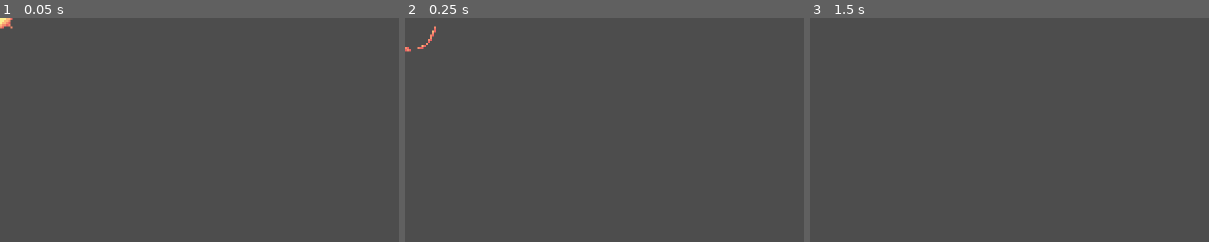
Above: before the commit, frames 1-3 (left to right).
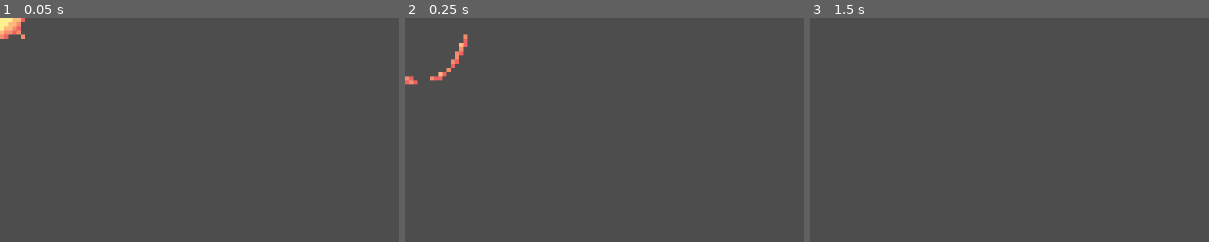
Above: after the commit, the same moments.

Repository: Thapar-Amateur-Astronomers-Society/The-TAAS-Game
Game: Godot game, scene res://prefabs/ship_explode.tscn
The game is run twice, just before and just after one commit, with the same random seed, the same clock (stepped at 60 frames per second) and the same inputs. This scene is started directly instead of the project's main scene. Sound files missing from this copy of the repository are replaced by a short silence.
Inputs:
- Up to frame 1 (0.05 s): no input
- Up to frame 2 (0.25 s): no input
- Up to frame 3 (1.5 s): hold Right (player_right) 0.53-1.28 s; hold Space (player_shoot) 0.53-1.28 s; tap Enter at 1.25 s; hold Down (player_down) from 1.28 s (still down); tap Space (player_shoot) at 1.35 s
The pictures show only the part of the screen within x 0-50%, y 0-50%; the shares and areas given below are measured in that part.

The runs differ from the first frame. In frame 1, 0.5% of the frame differs, in the area x 0-7%, y 0-10%; in frame 2, 0.6%, in the area x 0-16%, y 3-30%; in frame 3, nothing differs.

Commit message:
Added game over menu.

Diff:
--- a/prefabs/hearts_collection.gd
+++ /dev/null
@@ -1,25 +0,0 @@
-extends HBoxContainer
-
-@onready var HeartGui = preload("res://prefabs/heart_gui.tscn")
-# Called when the node enters the scene tree for the first time.
-func _ready():
-	pass # Replace with function body.
-
-
-# Called every frame. 'delta' is the elapsed time since the previous frame.
-func _process(delta):
-	pass
-
-func setMaxHearts(max: int):
-	for i in max:
-		var heart = HeartGui.instantiate()
-		add_child(heart)
-
-func updateHearts(current_health: int):
-	var hearts = get_children()
-
-	for i in range(current_health):
-		hearts[i].update(true)
-
-	for i in range(current_health, hearts.size()):
-		hearts[i].update(false)
--- a/prefabs/hearts_collection.tscn
+++ b/prefabs/hearts_collection.tscn
@@ -1,8 +1,8 @@
 [gd_scene load_steps=2 format=3 uid="uid://dknb8daf1qdre"]
 
-[ext_resource type="Script" path="res://prefabs/hearts_collection.gd" id="1_ylnr8"]
+[ext_resource type="Script" path="res://scripts/hearts_collection.gd" id="1_ksgcs"]
 
 [node name="HeartsContainer" type="HBoxContainer"]
 layout_direction = 2
 theme_override_constants/separation = 7
-script = ExtResource("1_ylnr8")
+script = ExtResource("1_ksgcs")
--- a/prefabs/player.tscn
+++ b/prefabs/player.tscn
@@ -22,6 +22,7 @@
 
 [node name="laser_sound" type="AudioStreamPlayer2D" parent="."]
 stream = ExtResource("4_5n6ld")
+volume_db = 20.0
 
 [connection signal="area_entered" from="." to="." method="_on_area_entered"]
 [connection signal="timeout" from="LaserInterval" to="." method="_on_laser_interval_timeout"]
--- a/prefabs/ship_explode.tscn
+++ b/prefabs/ship_explode.tscn
@@ -51,7 +51,7 @@
 }]
 
 [node name="ship-explode" type="Area2D"]
-scale = Vector2(5, 5)
+scale = Vector2(10, 10)
 script = ExtResource("1_khrc1")
 
 [node name="ship-explode_sound" type="AudioStreamPlayer2D" parent="."]
--- a/project.godot
+++ b/project.godot
@@ -63,6 +63,11 @@
 "events": [Object(InputEventKey,"resource_local_to_scene":false,"resource_name":"","device":-1,"window_id":0,"alt_press …(182 unchanged characters)…
 ]
 }
+back_to_menu={
+"deadzone": 0.5,
+"events": [Object(InputEventKey,"resource_local_to_scene":false,"resource_name":"","device":-1,"window_id":0,"alt_pressed":false,"shift_pressed":false,"ctrl_pressed":true,"meta_pressed":false,"pressed":false,"keycode":0,"physical_keycode":77,"key_label":0,"unicode":0,"echo":false,"script":null)
+]
+}
 
 [rendering]
 
--- a/scenes/game_over.tscn
+++ b/scenes/game_over.tscn
@@ -1,9 +1,263 @@
-[gd_scene format=3 uid="uid://ddco1j1wcom6e"]
+[gd_scene load_steps=13 format=3 uid="uid://ddco1j1wcom6e"]
+
+[ext_resource type="FontFile" uid="uid://ig0x6qactq1s" path="res://fonts/joystix monospace.otf" id="1_pm25x"]
+[ext_resource type="Script" path="res://scripts/game_over.gd" id="2_raxpc"]
+[ext_resource type="AudioStream" uid="uid://cqo5lsliti45s" path="res://audio/title_crash.wav" id="2_uv38a"]
+[ext_resource type="AudioStream" uid="uid://cd0tfs6o2n068" path="res://audio/continue-pandabeats.wav" id="4_o5svr"]
+[ext_resource type="AudioStream" uid="uid://bj1yp574kxide" path="res://audio/restart.wav" id="5_mbb0h"]
+
+[sub_resource type="Theme" id="Theme_olaio"]
+default_font = ExtResource("1_pm25x")
+default_font_size = 120
+
+[sub_resource type="Animation" id="Animation_e81jl"]
+resource_name = "blink"
+length = 2.0
+loop_mode = 1
+tracks/0/type = "value"
+tracks/0/imported = false
+tracks/0/enabled = true
+tracks/0/path = NodePath(".:visible")
+tracks/0/interp = 1
+tracks/0/loop_wrap = true
+tracks/0/keys = {
+"times": PackedFloat32Array(0, 1, 2),
+"transitions": PackedFloat32Array(1, 1, 1),
+"update": 1,
+"values": [false, true, false]
+}
+
+[sub_resource type="Animation" id="Animation_lj7nb"]
+length = 0.001
+tracks/0/type = "value"
+tracks/0/imported = false
+tracks/0/enabled = true
+tracks/0/path = NodePath(".:visible")
+tracks/0/interp = 1
+tracks/0/loop_wrap = true
+tracks/0/keys = {
+"times": PackedFloat32Array(0),
+"transitions": PackedFloat32Array(1),
+"update": 1,
+"values": [true]
+}
+
+[sub_resource type="AnimationLibrary" id="AnimationLibrary_h7nci"]
+_data = {
+"RESET": SubResource("Animation_lj7nb"),
+"blink": SubResource("Animation_e81jl")
+}
+
+[sub_resource type="Animation" id="Animation_qd5ew"]
+resource_name = "gameover_appear"
+length = 4.0
+tracks/0/type = "value"
+tracks/0/imported = false
+tracks/0/enabled = true
+tracks/0/path = NodePath("VBoxContainer/thx:visible")
+tracks/0/interp = 1
+tracks/0/loop_wrap = true
+tracks/0/keys = {
+"times": PackedFloat32Array(0, 3),
+"transitions": PackedFloat32Array(1, 1),
+"update": 1,
+"values": [false, true]
+}
+tracks/1/type = "value"
+tracks/1/imported = false
+tracks/1/enabled = true
+tracks/1/path = NodePath("VBoxContainer/aura:visible")
+tracks/1/interp = 1
+tracks/1/loop_wrap = true
+tracks/1/keys = {
+"times": PackedFloat32Array(0, 2),
+"transitions": PackedFloat32Array(1, 1),
+"update": 1,
+"values": [false, true]
+}
+tracks/2/type = "value"
+tracks/2/imported = false
+tracks/2/enabled = true
+tracks/2/path = NodePath("VBoxContainer/gameover:visible")
+tracks/2/interp = 1
+tracks/2/loop_wrap = true
+tracks/2/keys = {
+"times": PackedFloat32Array(0, 1),
+"transitions": PackedFloat32Array(1, 1),
+"update": 1,
+"values": [false, true]
+}
+tracks/3/type = "value"
+tracks/3/imported = false
+tracks/3/enabled = true
+tracks/3/path = NodePath("VBoxContainer/gameover/text_crashing:playing")
+tracks/3/interp = 1
+tracks/3/loop_wrap = true
+tracks/3/keys = {
+"times": PackedFloat32Array(0, 1),
+"transitions": PackedFloat32Array(1, 1),
+"update": 1,
+"values": [false, true]
+}
+
+[sub_resource type="Animation" id="Animation_7olv8"]
+length = 0.001
+tracks/0/type = "value"
+tracks/0/imported = false
+tracks/0/enabled = true
+tracks/0/path = NodePath("VBoxContainer/gameover:visible")
+tracks/0/interp = 1
+tracks/0/loop_wrap = true
+tracks/0/keys = {
+"times": PackedFloat32Array(0),
+"transitions": PackedFloat32Array(1),
+"update": 1,
+"values": [true]
+}
+tracks/1/type = "value"
+tracks/1/imported = false
+tracks/1/enabled = true
+tracks/1/path = NodePath("VBoxContainer/gameover/text_crashing:playing")
+tracks/1/interp = 1
+tracks/1/loop_wrap = true
+tracks/1/keys = {
+"times": PackedFloat32Array(0),
+"transitions": PackedFloat32Array(1),
+"update": 1,
+"values": [true]
+}
+tracks/2/type = "value"
+tracks/2/imported = false
+tracks/2/enabled = true
+tracks/2/path = NodePath("VBoxContainer/aura:visible")
+tracks/2/interp = 1
+tracks/2/loop_wrap = true
+tracks/2/keys = {
+"times": PackedFloat32Array(0),
+"transitions": PackedFloat32Array(1),
+"update": 1,
+"values": [true]
+}
+tracks/3/type = "value"
+tracks/3/imported = false
+tracks/3/enabled = true
+tracks/3/path = NodePath("VBoxContainer/thx:visible")
+tracks/3/interp = 1
+tracks/3/loop_wrap = true
+tracks/3/keys = {
+"times": PackedFloat32Array(0),
+"transitions": PackedFloat32Array(1),
+"update": 1,
+"values": [true]
+}
+
+[sub_resource type="AnimationLibrary" id="AnimationLibrary_ox8rg"]
+_data = {
+"RESET": SubResource("Animation_7olv8"),
+"gameover_appear": SubResource("Animation_qd5ew")
+}
 
 [node name="game_over" type="Control"]
+texture_filter = 1
 layout_mode = 3
 anchors_preset = 15
 anchor_right = 1.0
 anchor_bottom = 1.0
 grow_horizontal = 2
 grow_vertical = 2
+theme = SubResource("Theme_olaio")
+script = ExtResource("2_raxpc")
+metadata/_edit_use_anchors_ = true
+
+[node name="VBoxContainer" type="VBoxContainer" parent="."]
+layout_mode = 1
+anchors_preset = -1
+anchor_right = 1.0
+anchor_bottom = 1.0
+offset_left = 20.0
+offset_top = 20.0
+offset_right = -20.0
+offset_bottom = -20.0
+grow_horizontal = 2
+grow_vertical = 2
+theme_override_constants/separation = 100
+
+[node name="sep2" type="Label" parent="VBoxContainer"]
+layout_mode = 2
+theme_override_font_sizes/font_size = 60
+
+[node name="gameover" type="Label" parent="VBoxContainer"]
+layout_mode = 2
+theme_override_colors/font_color = Color(0.854902, 0.513726, 0, 1)
+theme_override_colors/font_shadow_color = Color(0, 0, 0, 1)
+theme_override_constants/shadow_offset_x = 10
+theme_override_constants/shadow_offset_y = 5
+theme_override_constants/shadow_outline_size = 30
+theme_override_font_sizes/font_size = 150
+text = "Game Over"
+horizontal_alignment = 1
+vertical_alignment = 1
+
+[node name="text_crashing" type="AudioStreamPlayer" parent="VBoxContainer/gameover"]
+stream = ExtResource("2_uv38a")
+volume_db = 20.0
+
+[node name="aura" type="HBoxContainer" parent="VBoxContainer"]
+custom_minimum_size = Vector2(0, 70)
+layout_mode = 2
+size_flags_vertical = 4
+theme_override_constants/separation = 20
+alignment = 1
+
+[node name="Label" type="Label" parent="VBoxContainer/aura"]
+layout_direction = 2
+layout_mode = 2
+size_flags_horizontal = 8
+theme_override_font_sizes/font_size = 40
+text = "Your Aura:"
+horizontal_alignment = 2
+vertical_alignment = 1
+
+[node name="score" type="Label" parent="VBoxContainer/aura"]
+unique_name_in_owner = true
+layout_mode = 2
+size_flags_horizontal = 0
+theme_override_colors/font_color = Color(0.800729, 0.800729, 7.70092e-07, 1)
+theme_override_colors/font_shadow_color = Color(0, 0, 0, 1)
+theme_override_constants/shadow_offset_x = 10
+theme_override_constants/shadow_offset_y = 0
+theme_override_constants/shadow_outline_size = 10
+theme_override_font_sizes/font_size = 50
+text = "9999"
+vertical_alignment = 1
+
+[node name="sep" type="Label" parent="VBoxContainer"]
+layout_mode = 2
+theme_override_font_sizes/font_size = 60
+horizontal_alignment = 1
+
+[node name="thx" type="Label" parent="VBoxContainer"]
+layout_mode = 2
+theme_override_font_sizes/font_size = 60
+text = "Thanks for playing!"
+horizontal_alignment = 1
+
+[node name="thx-blink" type="AnimationPlayer" parent="VBoxContainer/thx"]
+unique_name_in_owner = true
+libraries = {
+"": SubResource("AnimationLibrary_h7nci")
+}
+
+[node name="gameover_anim" type="AnimationPlayer" parent="."]
+libraries = {
+"": SubResource("AnimationLibrary_ox8rg")
+}
+autoplay = "gameover_appear"
+
+[node name="gameover_bg" type="AudioStreamPlayer" parent="."]
+stream = ExtResource("4_o5svr")
+autoplay = true
+
+[node name="restart_sound" type="AudioStreamPlayer" parent="."]
+stream = ExtResource("5_mbb0h")
+volume_db = 20.0
--- a/scenes/main.tscn
+++ b/scenes/main.tscn
@@ -28,6 +28,7 @@
 
 [node name="bgmusic-player" type="AudioStreamPlayer2D" parent="."]
 stream = ExtResource("4_q01u6")
+volume_db = 10.0
 autoplay = true
 
 [node name="HeartsCanvas" type="CanvasLayer" parent="."]
--- a/scenes/main_menu.tscn
+++ b/scenes/main_menu.tscn
@@ -306,7 +306,9 @@
 
 [node name="menumusic-player" type="AudioStreamPlayer2D" parent="."]
 stream = ExtResource("7_r8fv5")
+volume_db = 10.0
 autoplay = true
 
 [node name="start_sound" type="AudioStreamPlayer2D" parent="."]
 stream = ExtResource("8_c3g37")
+volume_db = 15.0
--- a/scripts/game.gd
+++ b/scripts/game.gd
@@ -4,6 +4,8 @@
 
 @onready var asteroid_prefab = preload("res://prefabs/asteroid.tscn")
 @onready var heartsContainer = $HeartsCanvas/HeartsContainer
+
+@onready var gameOverScene = preload("res://scenes/game_over.tscn")
 
 @export var score = 0
 
@@ -53,4 +55,6 @@
 	$scorebar.visible = false
 	$"bgmusic-player".stop()
 	await $player.tree_exiting
-	get_tree().change_scene_to_file("res://scenes/main_menu.tscn")
+	var game_over_gui = gameOverScene.instantiate()
+	game_over_gui.aura = score
+	get_parent().add_child(game_over_gui)
--- /dev/null
+++ b/scripts/game_over.gd
@@ -0,0 +1,19 @@
+extends Control
+
+@export var aura = 0
+
+# Called when the node enters the scene tree for the first time.
+func _ready():
+	%score.text = str(aura)
+	await $gameover_anim.animation_finished
+	%"thx-blink".play("blink")
+
+
+func _input(event):
+	if event.is_action_pressed("back_to_menu"):
+		$restart_sound.play()
+		await $restart_sound.finished
+		Transition.transition()
+		await Transition.on_transition_finished
+		get_tree().change_scene_to_file("res://scenes/main_menu.tscn")
+		queue_free()
--- a/scripts/hearts_collection.gd
+++ b/scripts/hearts_collection.gd
@@ -1,6 +1,6 @@
 extends HBoxContainer
 
-
+@onready var HeartGui = preload("res://prefabs/heart_gui.tscn")
 # Called when the node enters the scene tree for the first time.
 func _ready():
 	pass # Replace with function body.
@@ -9,3 +9,17 @@
 # Called every frame. 'delta' is the elapsed time since the previous frame.
 func _process(delta):
 	pass
+
+func setMaxHearts(max: int):
+	for i in max:
+		var heart = HeartGui.instantiate()
+		add_child(heart)
+
+func updateHearts(current_health: int):
+	var hearts = get_children()
+
+	for i in range(current_health):
+		hearts[i].update(true)
+
+	for i in range(current_health, hearts.size()):
+		hearts[i].update(false)
Not shown, added: audio/continue-pandabeats.wav.import
Not shown, added: audio/restart.wav.import
Not shown, added: audio/title_crash.wav.import
Not shown, changed: README.md
Not shown, added: audio/continue-pandabeats.wav
Not shown, added: audio/restart.wav
Not shown, added: audio/title_crash.wav
